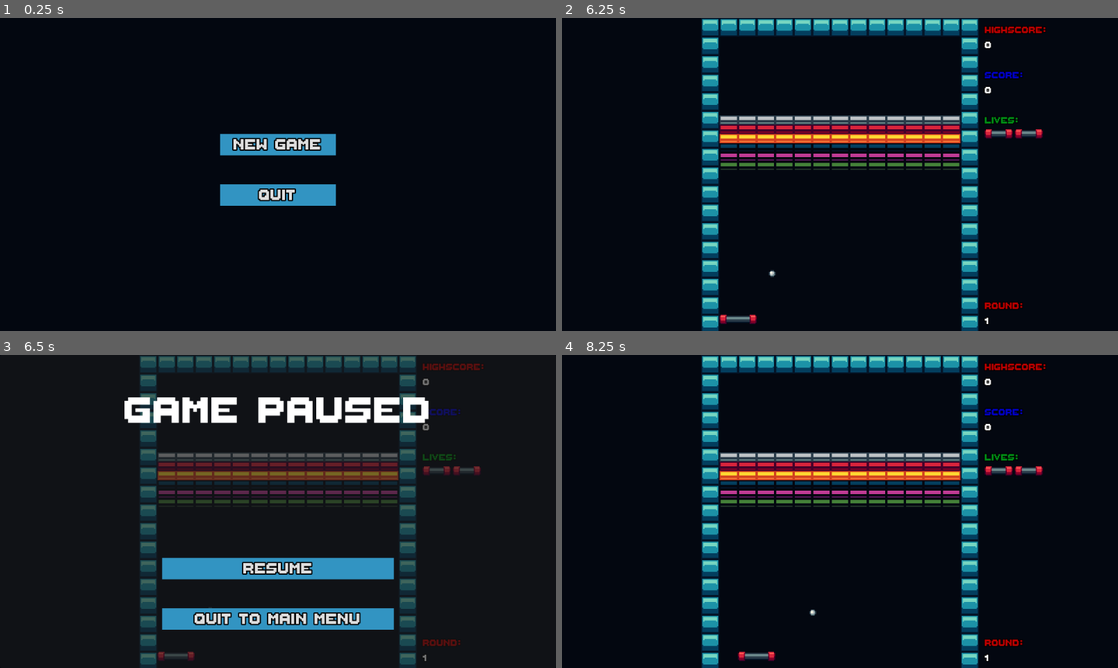
Above: before the commit, frames 1-4 (two rows, left to right).
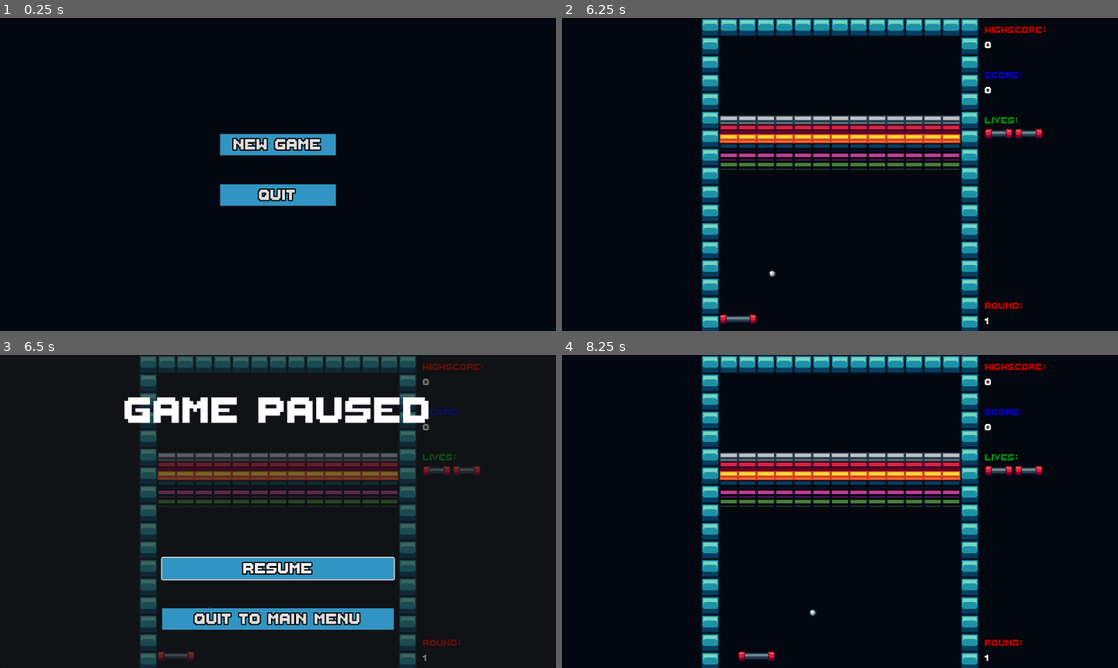
Above: after the commit, the same moments.

Repository: Una1n/Arkanoid
Game: Godot game, scene res://scenes/main_scene.tscn
The game is run twice, just before and just after one commit, with the same random seed, the same clock (stepped at 60 frames per second) and the same inputs.
Inputs (mouse positions are in pixels of both pictures, inside the frame that each line leads up to):
- Up to frame 1 (0.25 s): no input
- Up to frame 2 (6.25 s): click "New Game" at 0.5 s; click "New Game" at 1.25 s; move the mouse to (962, 158) at 2.02 s; press the mouse at (962, 158) at 2.03 s; hold L (debug_ball_right) 2.03-2.78 s; move the mouse to (728, 190) at 2.77 s; release the mouse at (728, 190) at 2.78 s; click (728, 190) at 2.85 s; move the mouse to (895, 105) at 3.52 s; press the mouse at (895, 105) at 3.53 s; hold L (debug_ball_right) 3.53-5.03 s; tap Enter at 4.25 s; move the mouse to (812, 237) at 4.27 s; release the mouse at (812, 237) at 4.28 s; click (812, 237) at 4.35 s; move the mouse to (1006, 221) at 5.02 s; press the mouse at (1006, 221) at 5.03 s; tap P (debug_pause_ball) at 5.65 s; move the mouse to (673, 127) at 5.77 s; release the mouse at (673, 127) at 5.78 s; click (673, 127) at 5.85 s
- Up to frame 3 (6.5 s): tap Escape (ui_cancel) at 6.4 s
- Up to frame 4 (8.25 s): move the mouse to (867, 511) at 6.52 s; press the mouse at (867, 511) at 6.53 s; release the mouse at (867, 511) at 7.25 s; click "Resume" at 7.25 s; tap Space at 8 s; move the mouse to (756, 433) at 8.02 s; hold L (debug_ball_right) from 8.03 s (still down); click (756, 433) at 8.1 s

Frames 1-2 are identical in both runs. In frame 3, 0.4% of the frame differs, in the area x 28-72%, y 64-72%; in frame 4, nothing differs.

Commit message:
Added Controller support to pause menu

Diff:
--- a/scenes/pause_menu.tscn
+++ b/scenes/pause_menu.tscn
@@ -43,6 +43,7 @@
 theme_override_constants/separation = 50
 
 [node name="ResumeButton" type="Button" parent="VBoxContainer"]
+unique_name_in_owner = true
 layout_mode = 2
 text = "Resume"
 
--- a/scripts/pause_menu.gd
+++ b/scripts/pause_menu.gd
@@ -24,6 +24,7 @@
 
 
 func _resume_game() -> void:
+	Input.mouse_mode = Input.MOUSE_MODE_CONFINED_HIDDEN
 	Input.warp_mouse(paused_mouse_position)
 	hide()
 	get_tree().paused = false
@@ -32,3 +33,7 @@
 func _on_visibility_changed() -> void:
 	if visible:
 		paused_mouse_position = get_global_mouse_position()
+		Input.mouse_mode = Input.MOUSE_MODE_CONFINED
+		# Need to check for inside tree, visibility gets called before add to tree
+		if %ResumeButton.is_inside_tree():
+			%ResumeButton.grab_focus()
